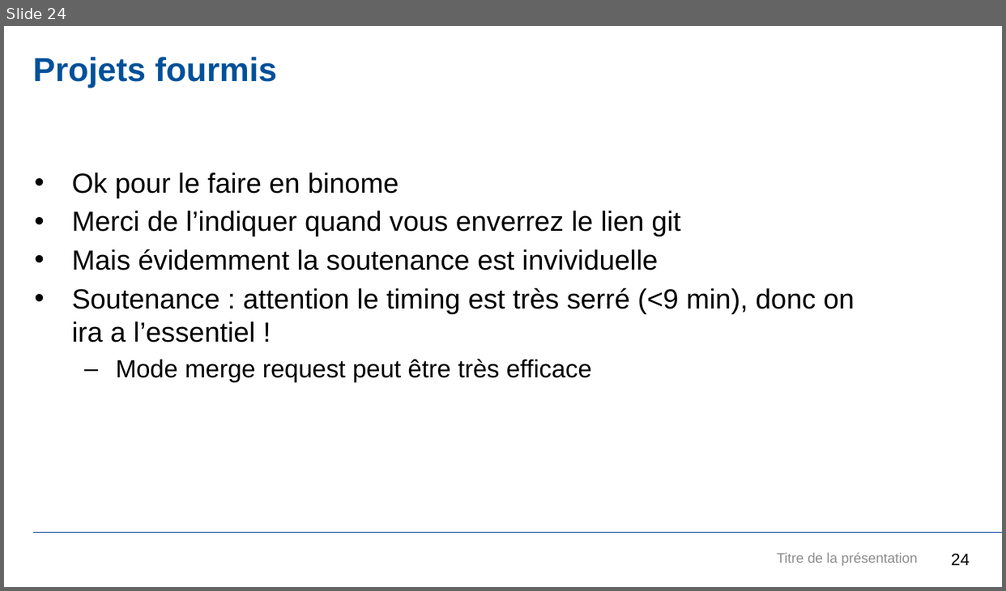
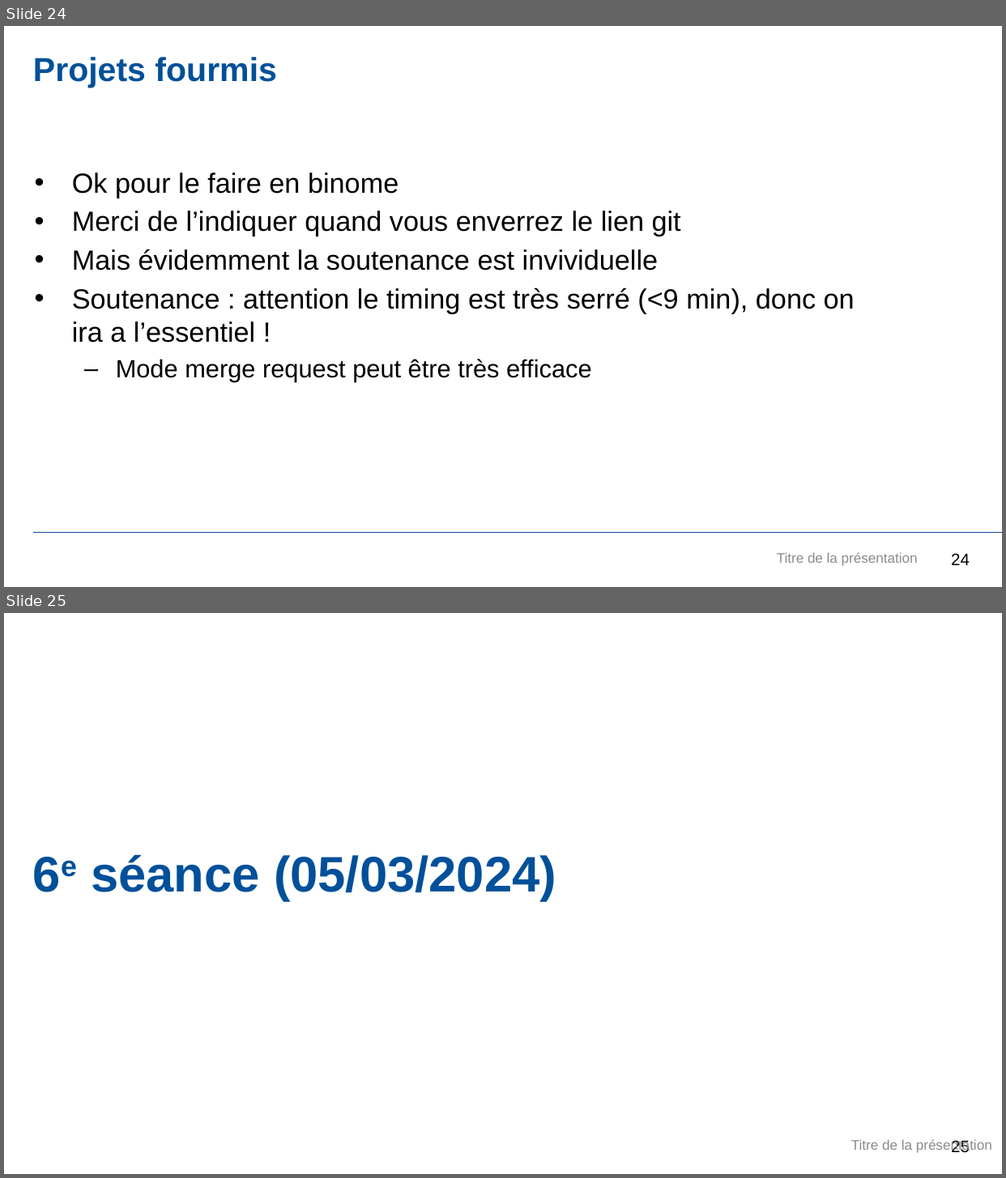
Before and after one commit to JDGaraudEnsta/OS202-2024, a slide deck: OS202.pptx. Shown one above the other, each under a label of ours: slide 24 before the commit, slides 24 and 25 after it. The pictures are 1006x591 and 1006x1178 pixels, drawn with LibreOffice and Linux fonts; fonts in the diff are those of the drawing; background and template pictures are left out. Boxes give left, top, right and bottom in pixels: in the first picture for what was removed or moved away, otherwise in the second. Text is boxed around its words. In the diff, an @@ line names an element or a change of style, - is before the commit and + after.

```diff
--- a/OS202.pptx
+++ b/OS202.pptx
@@ slide 25 added at [4, 613, 1002, 1174], background #FFFFFF @@
@@ title added at [91, 854, 556, 901], 36 pt, text #00509A, bold @@
+6e séance (05/03/2024)
@@ text added at [851, 1139, 992, 1153], 10 pt, text #8C8C8C @@
+Titre de la présentation
@@ page number added at [951, 1141, 970, 1152], 12 pt, text #000000 @@
+25
```
Also in this commit, not shown: 2 slides changed, 3 other slides added.
